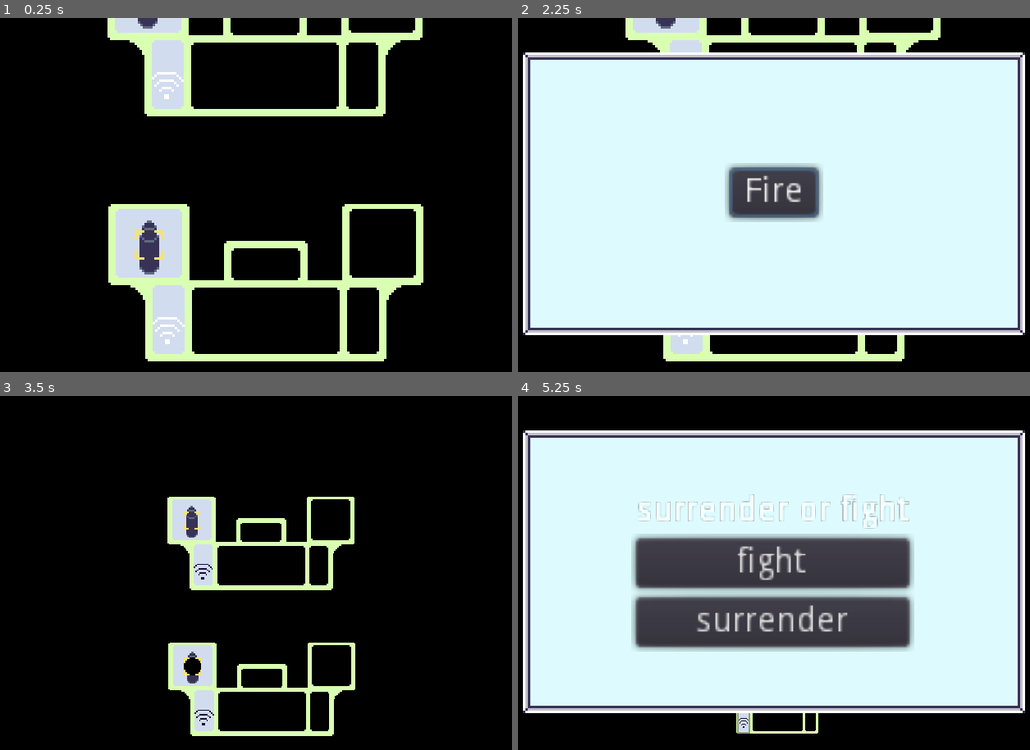
Above: before the commit, frames 1-4 (two rows, left to right).
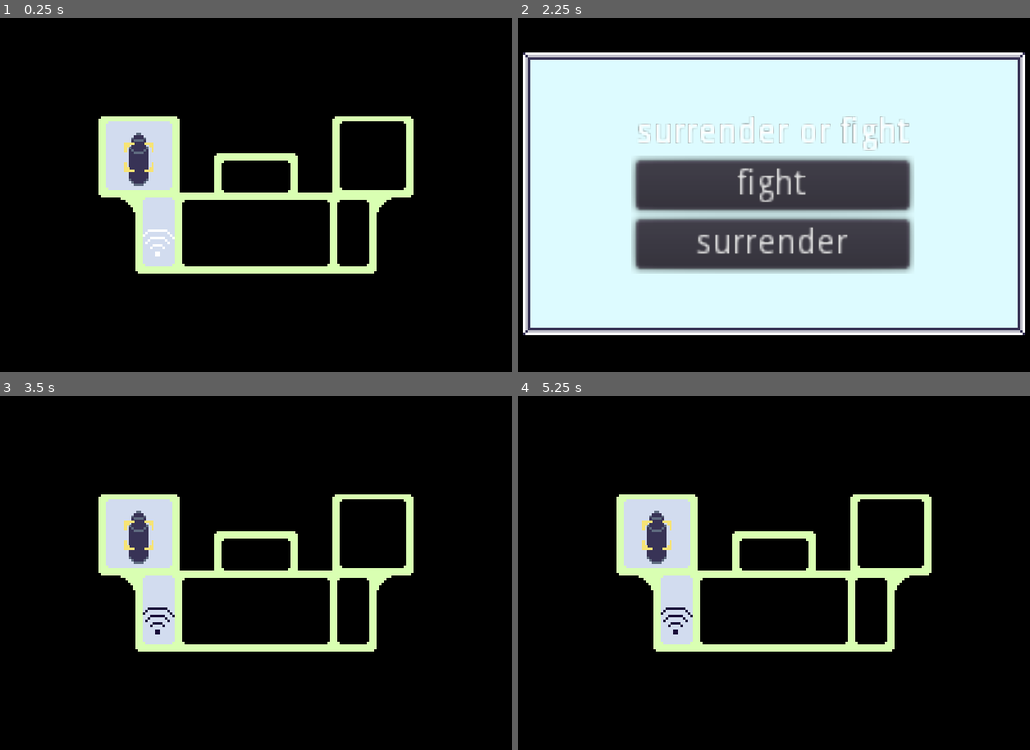
Above: after the commit, the same moments.

Repository: WolfgangSenff/GWJ31
Game: Godot game, scene res://scenes/Galaxy.tscn
The game is run twice, just before and just after one commit, with the same random seed, the same clock (stepped at 60 frames per second) and the same inputs.
Inputs (mouse positions are in pixels of both pictures, inside the frame that each line leads up to):
- Up to frame 1 (0.25 s): no input
- Up to frame 2 (2.25 s): tap Enter at 0.5 s; move the mouse to (681, 78) at 0.52 s; click (681, 78) at 0.67 s; click (774, 184) at 1.25 s, where only the run before the commit has a clickable "fight"; tap Space at 2 s; move the mouse to (666, 244) at 2.02 s; click (666, 244) at 2.17 s
- Up to frame 3 (3.5 s): click (256, 569) at 2.75 s, where only the run before the commit has a clickable "Fire"
- Up to frame 4 (5.25 s): move the mouse to (707, 519) at 3.52 s; click (707, 519) at 3.67 s; click (774, 569) at 4.25 s, where only the run before the commit has a clickable "Fire"; move the mouse to (743, 718) at 5.02 s; click (743, 718) at 5.17 s

The runs differ from the first frame. In frame 1, 22% of the frame differs, in the area x 19-83%, y 0-97%; in frame 2, 22%; in frame 3, 15%; in frame 4, 78%, in the area x 0-100%, y 9-96%.

Commit message:
Initial missiles

Diff:
--- a/Globals.gd
+++ b/Globals.gd
@@ -4,3 +4,13 @@
     var tree = get_tree()
     var camera = tree.get_nodes_in_group("Camera")[0]
     camera.zoom_out(for_time)
+
+func SpawnOnMain(toSpawn : PackedScene, pos : Vector2, rot : float, shouldEnablePhysics : bool = false):
+    var scene = toSpawn.instance()
+    get_tree().root.add_child(scene)
+    scene.global_position = pos
+    scene.global_rotation = rot
+    if shouldEnablePhysics:
+        scene.call_deferred("set_physics_process", shouldEnablePhysics)
+
+    return scene
--- a/project.godot
+++ b/project.godot
@@ -55,6 +55,14 @@
 "svg/scale": 1.0
 }
 
+[layer_names]
+
+2d_physics/layer_1="Player"
+2d_physics/layer_2="ObstacleDetection"
+2d_physics/layer_3="ObstacleHitbox"
+2d_physics/layer_4="PlayerWeapon"
+2d_physics/layer_5="ObstacleWeapon"
+
 [physics]
 
 common/enable_pause_aware_picking=true
--- a/scenes/Camera.gd
+++ b/scenes/Camera.gd
@@ -1,6 +1,7 @@
 extends Camera2D
 
 const ZoomAmount = Vector2(1, 1)
+const ZoomSpeed = .3
 
 onready var tween = $Tween
 onready var zoom_in_position = $ZoomInPosition
@@ -8,10 +9,10 @@
 
 func zoom_out(for_time) -> void:
     var current_pos = zoom_in_position.global_position
-    tween.interpolate_property(self, "zoom", zoom, zoom + ZoomAmount, 1, Tween.TRANS_LINEAR, Tween.EASE_IN)
-    tween.interpolate_property(self, "global_position", global_position, zoom_out_position.global_position, 1, Tween.TRANS_LINEAR, Tween.EASE_IN)
+    tween.interpolate_property(self, "zoom", zoom, zoom + ZoomAmount, ZoomSpeed, Tween.TRANS_LINEAR, Tween.EASE_IN)
+    #tween.interpolate_property(self, "global_position", global_position, zoom_out_position.global_position, 1, Tween.TRANS_LINEAR, Tween.EASE_IN)
     tween.start()
     yield(get_tree().create_timer(for_time), "timeout")
-    tween.interpolate_property(self, "zoom", zoom, zoom - ZoomAmount, 1, Tween.TRANS_LINEAR, Tween.EASE_IN)
-    tween.interpolate_property(self, "global_position", global_position, current_pos, 1, Tween.TRANS_LINEAR, Tween.EASE_IN)
+    tween.interpolate_property(self, "zoom", zoom, zoom - ZoomAmount, ZoomSpeed, Tween.TRANS_LINEAR, Tween.EASE_IN)
+    #tween.interpolate_property(self, "global_position", global_position, current_pos, 1, Tween.TRANS_LINEAR, Tween.EASE_IN)
     tween.start()
--- a/scenes/Galaxy.gd
+++ b/scenes/Galaxy.gd
@@ -3,6 +3,8 @@
 onready var engaged_obstacle = $IndividualObstacles/WASP
 onready var player = $PlayerHolder/WASP
 
+func _ready() -> void:
+    player.set_camera($Camera2D)
 
 func enter_battle() -> void:
 	pass
--- a/scenes/Galaxy.tscn
+++ b/scenes/Galaxy.tscn
@@ -1,8 +1,12 @@
-[gd_scene load_steps=4 format=2]
+[gd_scene load_steps=5 format=2]
 
 [ext_resource path="res://scenes/ships/WASP.tscn" type="PackedScene" id=1]
 [ext_resource path="res://scenes/Camera.gd" type="Script" id=2]
 [ext_resource path="res://scenes/Galaxy.gd" type="Script" id=3]
+
+[sub_resource type="CapsuleShape2D" id=1]
+radius = 33.5056
+height = 66.5938
 
 [node name="Galaxy" type="Node2D"]
 script = ExtResource( 3 )
@@ -12,8 +16,16 @@
 [node name="IndividualObstacles" type="Node2D" parent="."]
 
 [node name="WASP" parent="IndividualObstacles" instance=ExtResource( 1 )]
-position = Vector2( 130.872, 6.47493 )
+position = Vector2( 132.191, -27.1514 )
 enemyControlled = true
+
+[node name="Area2D" type="Area2D" parent="IndividualObstacles/WASP"]
+collision_layer = 4
+collision_mask = 8
+
+[node name="CollisionShape2D" type="CollisionShape2D" parent="IndividualObstacles/WASP/Area2D"]
+rotation = 1.5708
+shape = SubResource( 1 )
 
 [node name="PlayerHolder" type="Node2D" parent="."]
 
--- a/scenes/MissileWeapon.tscn
+++ /dev/null
@@ -1,35 +0,0 @@
-[gd_scene load_steps=7 format=2]
-
-[ext_resource path="res://sprites/weapon_missile_1.png" type="Texture" id=1]
-[ext_resource path="res://sprites/weapon_missile_fire_particle_sheet.png" type="Texture" id=2]
-
-[sub_resource type="AtlasTexture" id=1]
-atlas = ExtResource( 2 )
-region = Rect2( 0, 0, 6, 8 )
-
-[sub_resource type="AtlasTexture" id=2]
-atlas = ExtResource( 2 )
-region = Rect2( 6, 0, 6, 8 )
-
-[sub_resource type="AtlasTexture" id=3]
-atlas = ExtResource( 2 )
-region = Rect2( 12, 0, 6, 8 )
-
-[sub_resource type="SpriteFrames" id=4]
-animations = [ {
-"frames": [ SubResource( 1 ), SubResource( 2 ), SubResource( 3 ) ],
-"loop": true,
-"name": "default",
-"speed": 15.0
-} ]
-
-[node name="MissileWeapon" type="Node2D"]
-
-[node name="Sprite" type="Sprite" parent="."]
-texture = ExtResource( 1 )
-
-[node name="Trail" type="AnimatedSprite" parent="."]
-position = Vector2( -0.142378, 10.1089 )
-frames = SubResource( 4 )
-frame = 1
-playing = true
--- a/scenes/ShipBase.gd
+++ b/scenes/ShipBase.gd
@@ -21,21 +21,28 @@
 #  however it will happen.
 
 func _ready() -> void:
-	var rooms = $Rooms
-	for room in rooms.get_children():
-		room.connect("room_activated", self, "_on_room_activated")
+    var rooms = $Rooms
+    for room in rooms.get_children():
+        room.connect("room_activated", self, "_on_room_activated")
+
+func set_camera(camera : Camera2D) -> void:
+    $CameraTransform.remote_path = camera.get_path()
 
 func _on_room_activated(room, command, data) -> void:
-	handle_room_activation(room, command, data)
+    handle_room_activation(room, command, data)
 
 func handle_room_activation(room, command, data) -> void:
-	# This handles the brunt of the work; when a room is
-	#  activated, this function will read the command,
-	#  interpret it, and apply the values in data
-	#  accordingly.
-	if command == "connect":
-		pass
-	pass
+    # This handles the brunt of the work; when a room is
+    #  activated, this function will read the command,
+    #  interpret it, and apply the values in data
+    #  accordingly.
+    #room_activated("target-enemy", { "damage" : Damage, "effects" : [], "scene" : Projectile, "fire_position" : $FirePosition.global_position, "fire_rotation" })
+
+    match command:
+        "target-enemy":
+            var scene = Globals.SpawnOnMain(data["scene"], data["fire_position"], data["fire_rotation"], true)
+        "connect":
+            pass
 
 func handle_obstacle(obstacle, command, data) -> void:
 	# Same as above, but for obstacles. This is called
--- a/scenes/ShipBase.tscn
+++ b/scenes/ShipBase.tscn
@@ -13,6 +13,9 @@
 
 [node name="Characters" type="Node2D" parent="."]
 
+[node name="CameraTransform" type="RemoteTransform2D" parent="."]
+update_scale = false
+
 [node name="CharacterNavigation" type="Navigation2D" parent="."]
 
 [node name="NavigationPolygonInstance" type="NavigationPolygonInstance" parent="CharacterNavigation"]
--- a/scenes/rooms/WeaponsRoom.gd
+++ b/scenes/rooms/WeaponsRoom.gd
@@ -1,6 +1,7 @@
 extends "res://scenes/RoomBase.gd"
 
 onready var _button_timer = $CircularTimedProgress
+onready var _fire_position = $FirePosition
 
 export (int) var Damage
 export (PackedScene) var Projectile
@@ -10,7 +11,7 @@
 		._handle_mouse_input()
 
 func _on_activation_button_pressed() -> void:
-	_button_timer.begin_refresh()
-	_activation_popup.hide()
-	Globals.CameraZoomOut(3)
-	room_activated("target-enemy", { "damage" : Damage, "effects" : [], "target" : "random-room", "projectile" : Projectile, "fire_position" : $FirePosition.global_position })
+    _button_timer.begin_refresh()
+    _activation_popup.hide()
+    Globals.CameraZoomOut(3)
+    room_activated("target-enemy", { "scene" : Projectile, "fire_position" : _fire_position.global_position, "fire_rotation" : _fire_position.global_rotation })
--- a/scenes/ships/WASP.tscn
+++ b/scenes/ships/WASP.tscn
@@ -4,6 +4,7 @@
 [ext_resource path="res://scenes/ShipBase.tscn" type="PackedScene" id=2]
 [ext_resource path="res://scenes/rooms/WeaponsRoom32x32.tscn" type="PackedScene" id=3]
 [ext_resource path="res://scenes/rooms/CommsRoom16x32.tscn" type="PackedScene" id=4]
+[ext_resource path="res://scenes/weapons/MissileWeapon.tscn" type="PackedScene" id=5]
 
 [sub_resource type="NavigationPolygon" id=1]
 vertices = PoolVector2Array( 34.1933, -0.576454, 34.1274, -30.0072, 60.6612, -29.8755, 45.9129, -2.09079, -45.7372, -2. …(221 unchanged characters)…
@@ -14,6 +15,7 @@
 
 [node name="WeaponsRoom" parent="Rooms" index="0" instance=ExtResource( 3 )]
 position = Vector2( -47.5, -15.5 )
+Projectile = ExtResource( 5 )
 
 [node name="CommsRoom" parent="Rooms" index="1" instance=ExtResource( 4 )]
 position = Vector2( -40, 16 )
--- /dev/null
+++ b/scenes/weapons/MissileWeapon.gd
@@ -0,0 +1,39 @@
+extends Area2D
+
+export (float) var LifeTime
+export (float) var Damage
+export (float) var TopSpeed
+export (float) var Acceleration
+
+var _current_lifetime = 0
+var _current_speed = 0
+
+onready var _explosion_particles = $CPUParticles2D
+onready var _sprite = $Sprite
+onready var _trail = $Trail
+
+func _ready() -> void:
+    set_physics_process(false)
+    connect("area_entered", self, "_on_area_entered", [], CONNECT_ONESHOT)
+
+
+func _physics_process(delta : float) -> void:
+    _current_lifetime += delta
+    if _current_lifetime > LifeTime:
+        explode()
+        set_physics_process(false)
+
+    _current_speed += Acceleration * delta
+    _current_speed = clamp(_current_speed, 0, TopSpeed)
+    global_position += _current_speed * Vector2.RIGHT.rotated(global_rotation - deg2rad(90))
+
+func _on_area_entered(area) -> void:
+    set_physics_process(false)
+    explode()
+
+func explode() -> void:
+    _sprite.hide()
+    _trail.hide()
+    _explosion_particles.emitting = true
+    yield(get_tree().create_timer(5), "timeout")
+    queue_free()
--- /dev/null
+++ b/scenes/weapons/MissileWeapon.tscn
@@ -0,0 +1,73 @@
+[gd_scene load_steps=11 format=2]
+
+[ext_resource path="res://sprites/weapon_missile_1.png" type="Texture" id=1]
+[ext_resource path="res://sprites/weapon_missile_fire_particle_sheet.png" type="Texture" id=2]
+[ext_resource path="res://scenes/weapons/MissileWeapon.gd" type="Script" id=3]
+[ext_resource path="res://sprites/weapon_explosion_particles1.png" type="Texture" id=4]
+
+[sub_resource type="AtlasTexture" id=1]
+atlas = ExtResource( 2 )
+region = Rect2( 0, 0, 6, 8 )
+
+[sub_resource type="AtlasTexture" id=2]
+atlas = ExtResource( 2 )
+region = Rect2( 6, 0, 6, 8 )
+
+[sub_resource type="AtlasTexture" id=3]
+atlas = ExtResource( 2 )
+region = Rect2( 12, 0, 6, 8 )
+
+[sub_resource type="SpriteFrames" id=4]
+animations = [ {
+"frames": [ SubResource( 1 ), SubResource( 2 ), SubResource( 3 ) ],
+"loop": true,
+"name": "default",
+"speed": 15.0
+} ]
+
+[sub_resource type="CapsuleShape2D" id=5]
+radius = 7.0
+height = 9.0
+
+[sub_resource type="Gradient" id=6]
+offsets = PoolRealArray( 0, 0.821012, 1 )
+colors = PoolColorArray( 1, 1, 1, 1, 1, 1, 1, 1, 0.270588, 0.270588, 0.270588, 0.670588 )
+
+[node name="MissileWeapon" type="Area2D"]
+collision_layer = 8
+collision_mask = 4
+script = ExtResource( 3 )
+LifeTime = 15.0
+Damage = 10.0
+TopSpeed = 100.0
+Acceleration = 2.0
+
+[node name="Sprite" type="Sprite" parent="."]
+texture = ExtResource( 1 )
+
+[node name="Trail" type="AnimatedSprite" parent="."]
+position = Vector2( -0.142378, 10.1089 )
+frames = SubResource( 4 )
+frame = 2
+playing = true
+
+[node name="CollisionShape2D" type="CollisionShape2D" parent="."]
+shape = SubResource( 5 )
+
+[node name="CPUParticles2D" type="CPUParticles2D" parent="."]
+emitting = false
+amount = 80
+lifetime = 0.5
+one_shot = true
+randomness = 0.5
+lifetime_randomness = 0.5
+local_coords = false
+texture = ExtResource( 4 )
+emission_shape = 1
+emission_sphere_radius = 1.0
+spread = 180.0
+gravity = Vector2( 0, 0 )
+initial_velocity = 12.0
+radial_accel = 40.0
+radial_accel_random = 0.5
+color_ramp = SubResource( 6 )
Binary file added: sprites/weapon_explosion_particles1.png
Not shown, added: sprites/weapon_explosion_particles1.png.import
